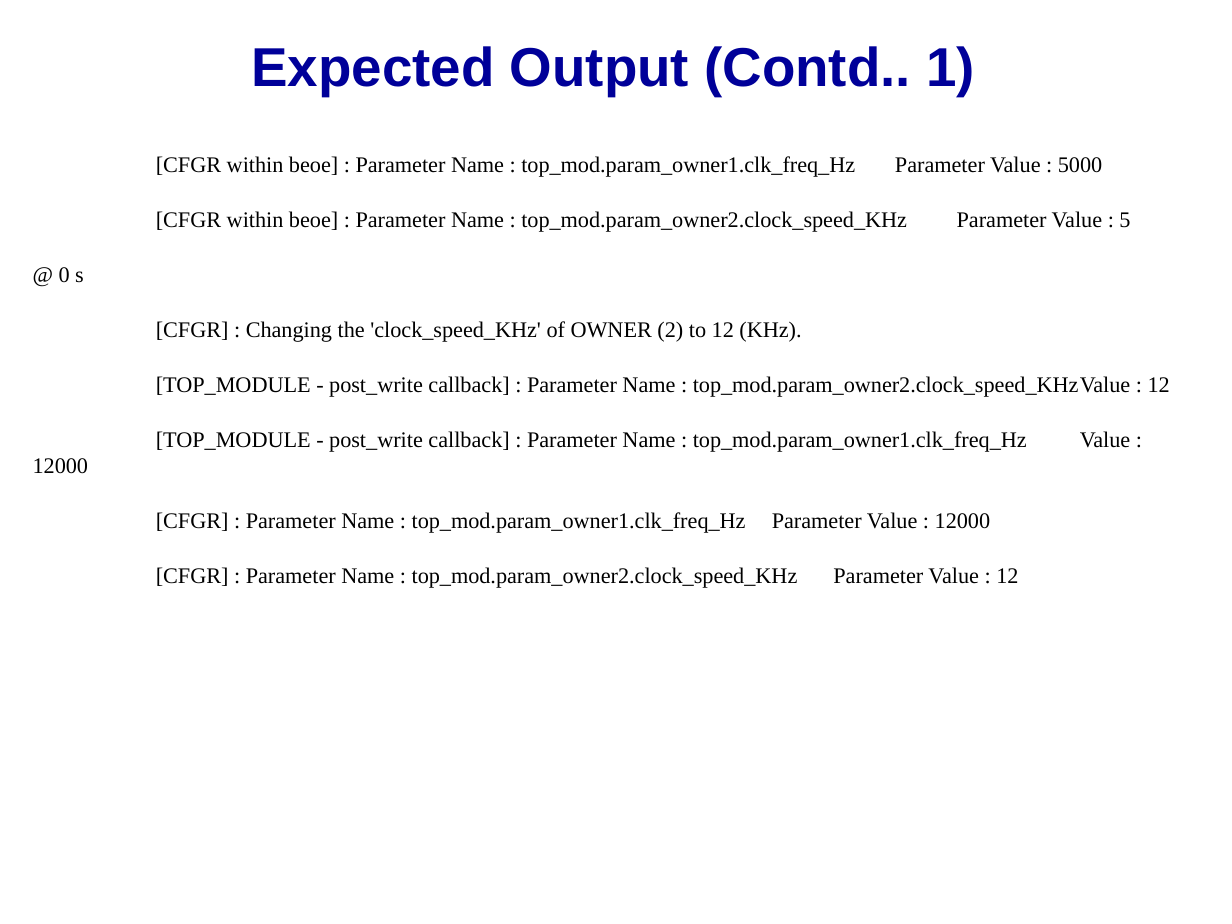
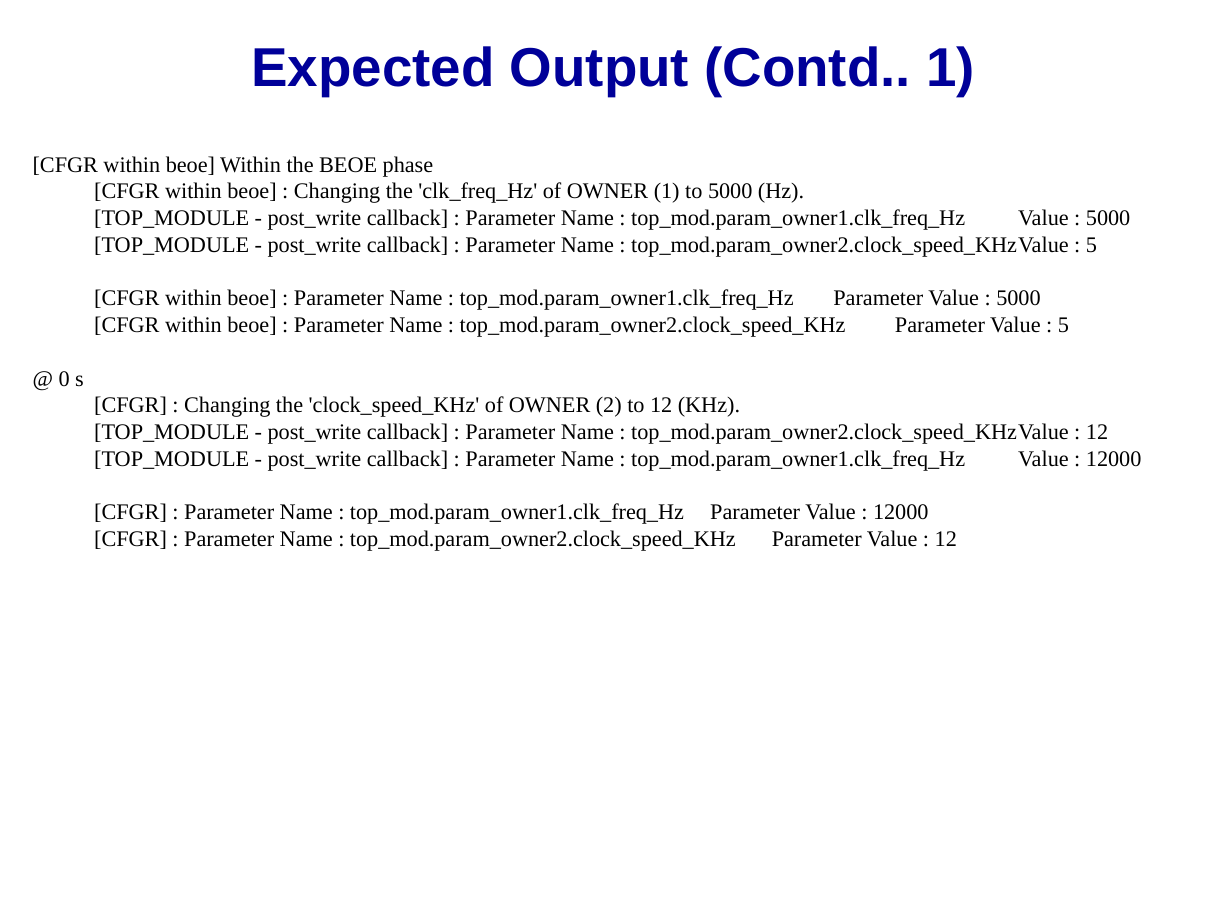
Before and after one commit to accellera-official/cci, a slide deck: slide 10 of examples/ex12_Indirectly_Associating_Parameters/docs/ex12_Indirectly_Associating_Parameters.ppt. Drawn at 1232x924 pixels with LibreOffice and Linux fonts; fonts in the diff are those of the drawing; background and template pictures are left out. Boxes give left, top, right and bottom in pixels: in the first picture for what was removed or moved away, otherwise in the second. Text is boxed around its words. In the diff, an @@ line names an element or a change of style, - is before the commit and + after.

```diff
--- a/examples/ex12_Indirectly_Associating_Parameters/docs/ex12_Indirectly_Associating_Parameters.ppt
+++ b/examples/ex12_Indirectly_Associating_Parameters/docs/ex12_Indirectly_Associating_Parameters.ppt
@@ text in free at (33,156,1130,257): paragraphs added @@
+[CFGR within beoe] Within the BEOE phase
+[CFGR within beoe] : Changing the 'clk_freq_Hz' of OWNER (1) to 5000 (Hz).
+[TOP_MODULE - post_write callback] : Parameter Name : top_mod.param_owner1.clk_freq_Hz Value : 5000
+[TOP_MODULE - post_write callback] : Parameter Name : top_mod.param_owner2.clock_speed_KHz Value : 5
@@ text in free at (59,289,1142,551): less space between paragraphs @@
```
Also in this commit, not shown: 7 other slides changed, 33 other files.
